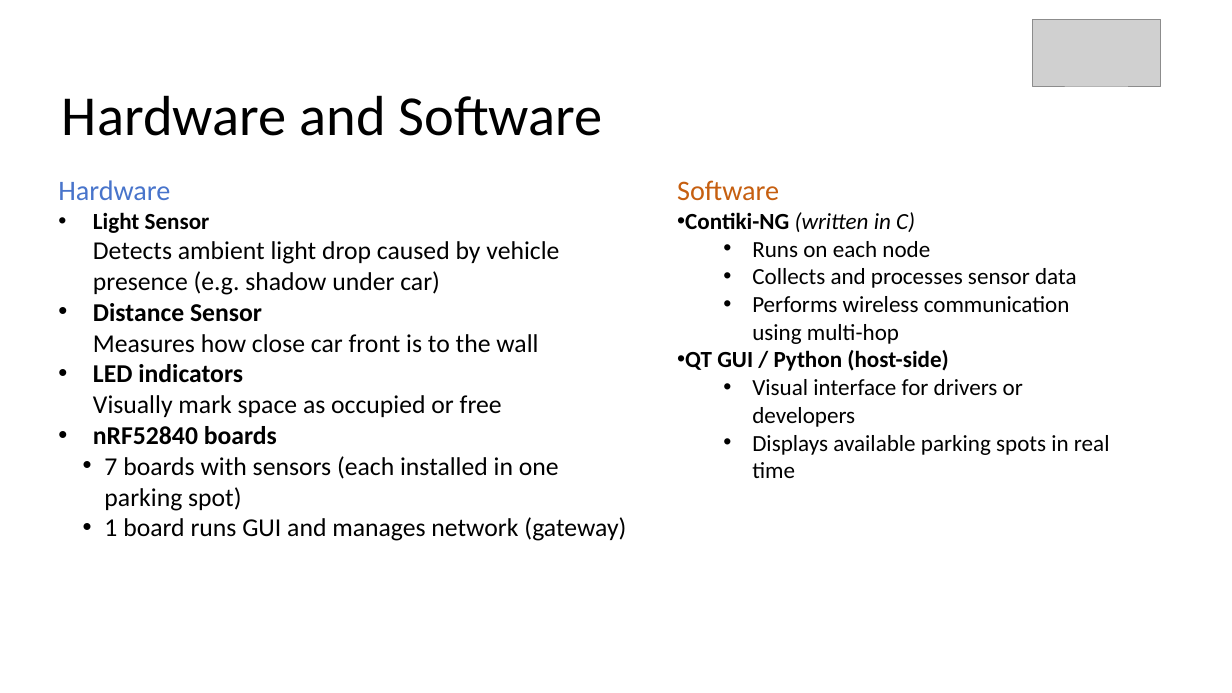
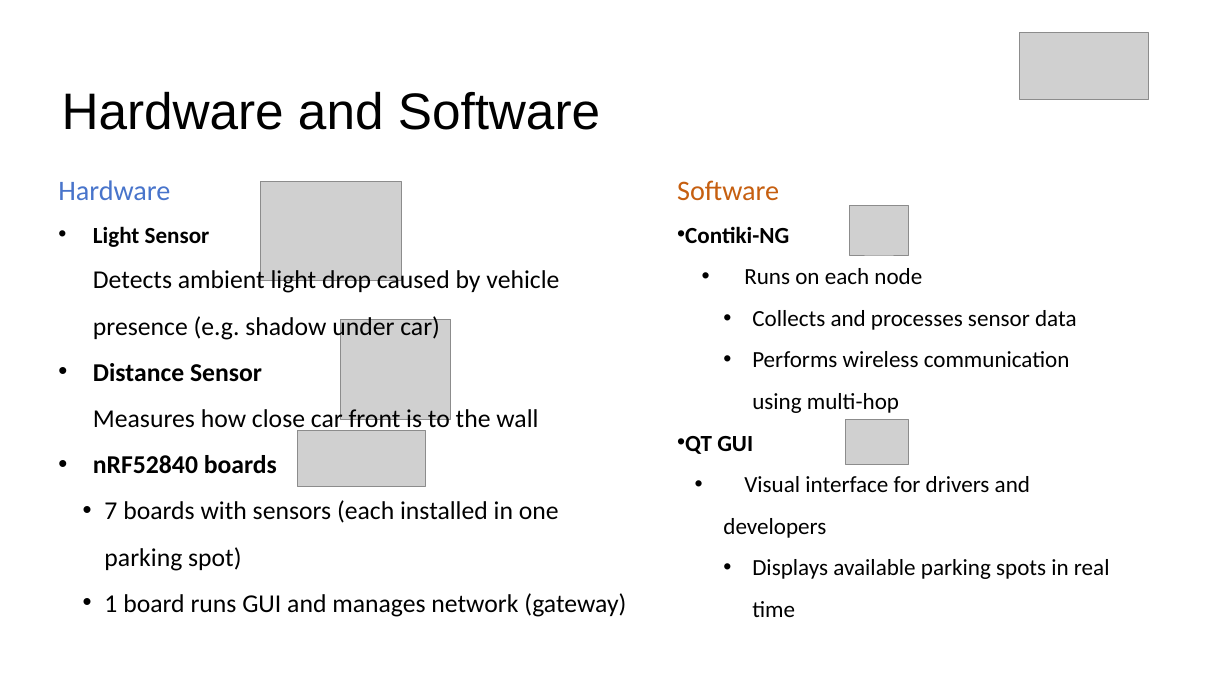
Before and after one commit to Codaxx/WSN_Lab_2025, a slide deck: slide 4 of wsnlab-ss25-final-group2.pptx (slide 3 before the commit). Drawn at 1232x693 pixels with LibreOffice and Linux fonts; fonts in the diff are those of the drawing; grey boxes stand for pictures; background and template pictures are left out. Boxes give left, top, right and bottom in pixels: in the first picture for what was removed or moved away, otherwise in the second. Text is boxed around its words. In the diff, an @@ line names an element or a change of style, - is before the commit and + after.

```diff
--- a/wsnlab-ss25-final-group2.pptx
+++ b/wsnlab-ss25-final-group2.pptx
@@ picture: place and size @@
-picture at box(1032, 19, 1161, 86)
+picture at box(1020, 33, 1149, 100)
@@ text "Hardware and Software" at box(62, 91, 600, 130): size 44 to 40 pt, font Calibri to Arial @@
@@ picture added at box(261, 181, 401, 281) @@
@@ picture added at box(849, 205, 909, 255) @@
@@ text at box(93, 226, 626, 617): line spacing 1 to 1.5 @@
@@ text at box(685, 226, 789, 243): text changed; bold on; italic off @@
-• Contiki-NG (written in C)
+• Contiki-NG
@@ picture added at box(340, 320, 451, 420) @@
@@ text at box(752, 310, 1110, 617): indent changed; line spacing 1 to 1.5 @@
@@ text at box(93, 364, 502, 417): paragraph removed @@
-• LED indicators
-  Visually mark space as occupied or free
@@ picture added at box(298, 430, 425, 486) @@
@@ text at box(685, 436, 1030, 538): text changed @@
-• QT GUI / Python (host-side)
-  • Visual interface for drivers or developers
+• QT GUI
+  • Visual interface for drivers and developers
@@ picture added at box(847, 420, 909, 465) @@
```
Also in this commit, not shown: 11 other slides changed, 3 slides added.
